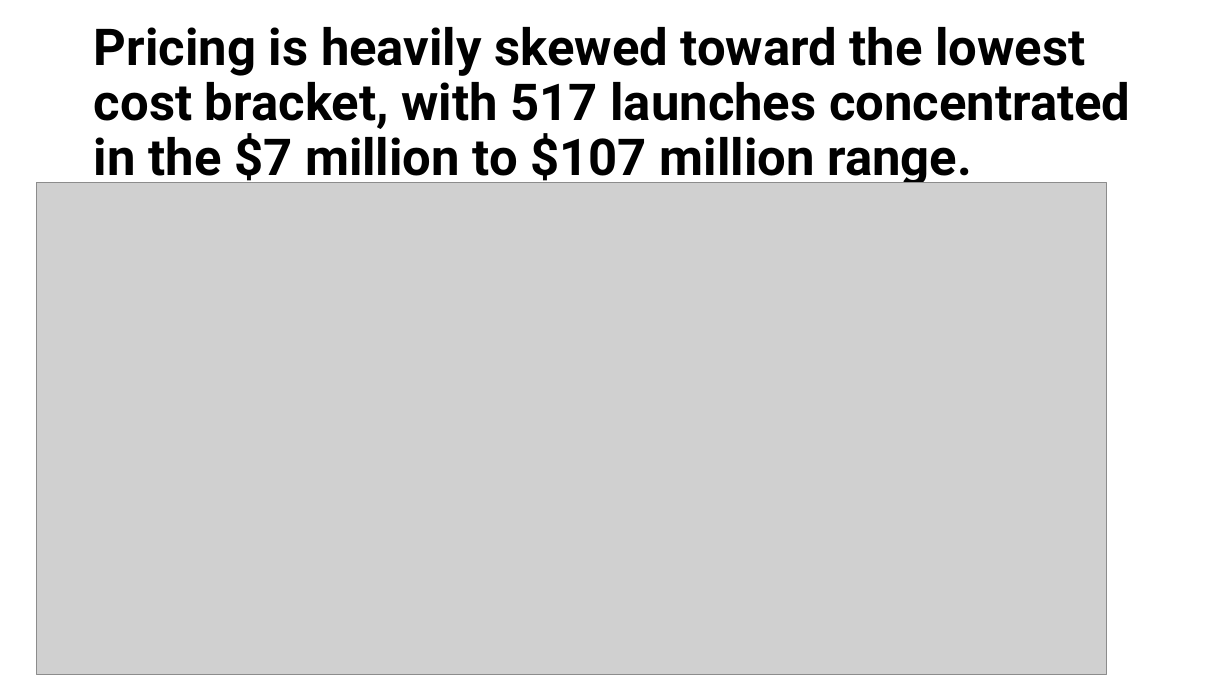
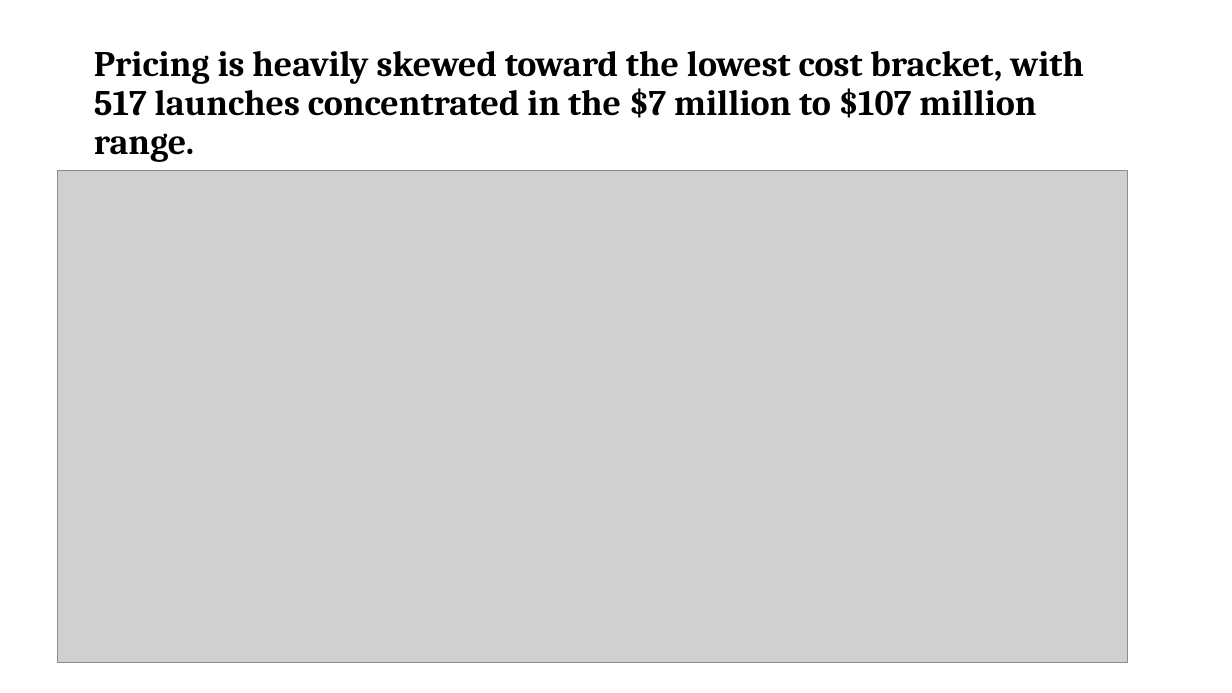
Before and after one commit to CarterFlynt/CarterFlynt.github.io, a slide deck: slide 5 of Space Launches FINAL.pptx. Drawn at 1232x693 pixels with LibreOffice and Linux fonts; fonts in the diff are those of the drawing; grey boxes stand for pictures. Boxes give left, top, right and bottom in pixels: in the first picture for what was removed or moved away, otherwise in the second. Text is boxed around its words. In the diff, an @@ line names an element or a change of style, - is before the commit and + after.

```diff
--- a/Space Launches FINAL.pptx
+++ b/Space Launches FINAL.pptx
@@ title "Pricing is heavily skewed toward ..." at box(94, 51, 1084, 162): size 39.6 to 28 pt, font Roboto to Cambria @@
@@ picture: place and size @@
-picture at box(37, 183, 1107, 676)
+picture at box(57, 171, 1128, 664)
```
Also in this commit, not shown: 4 other slides changed, 7 other files.
